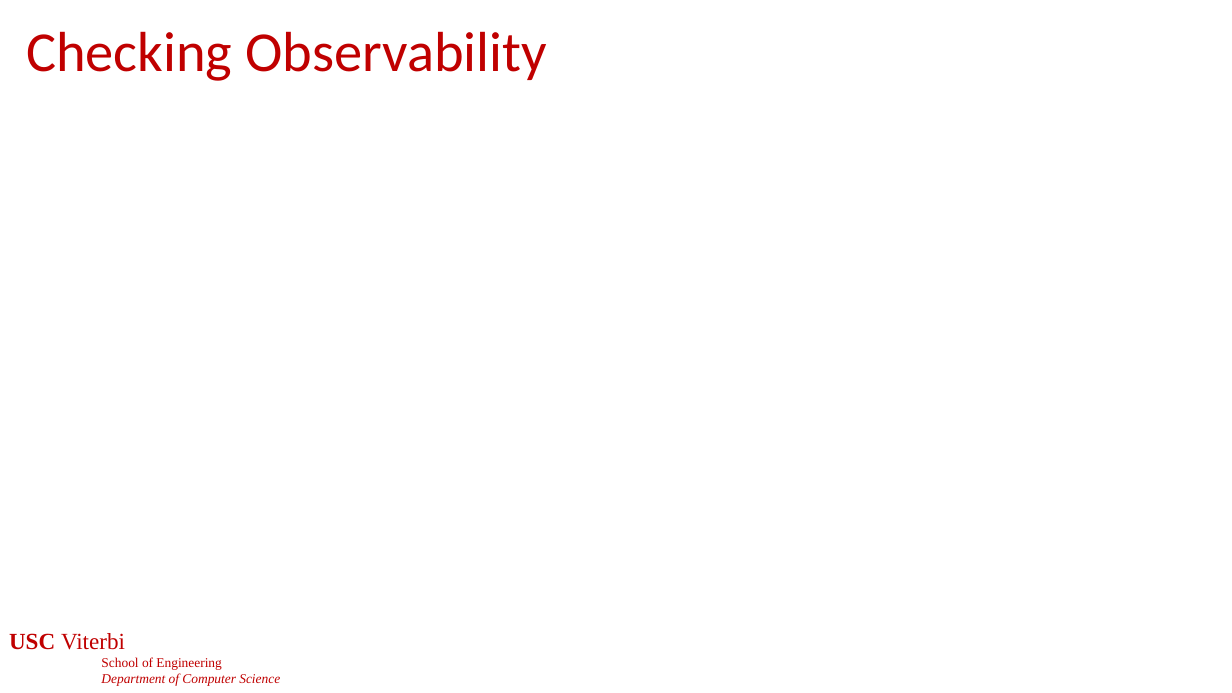
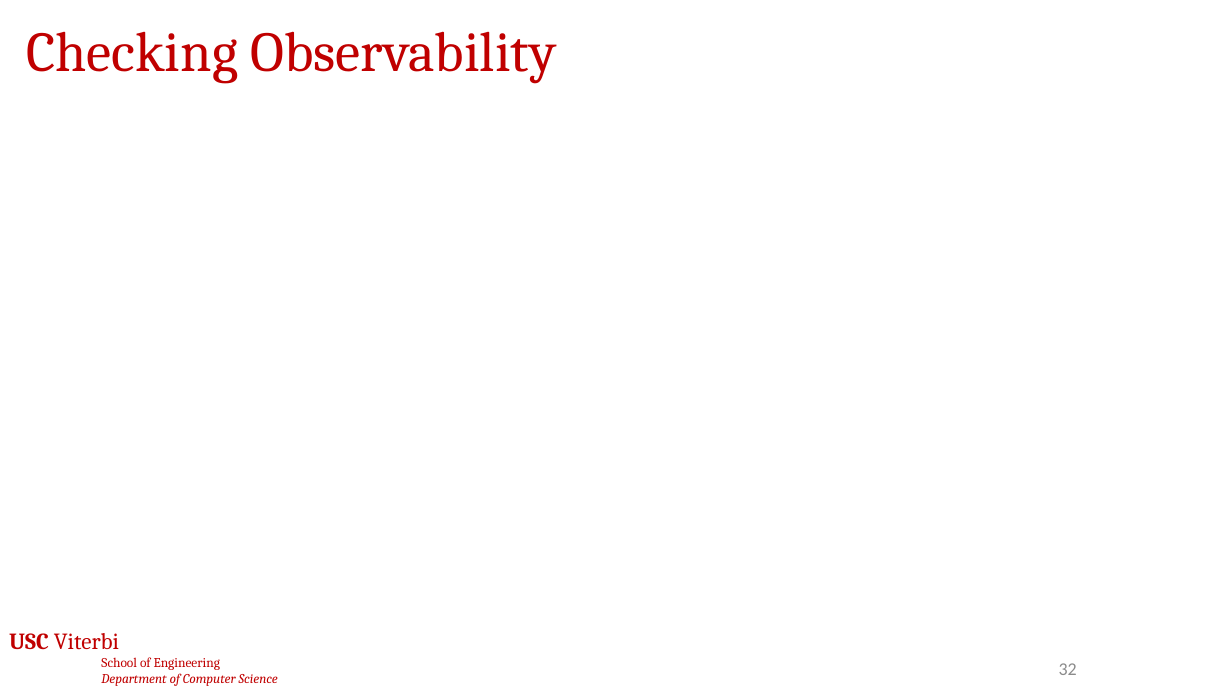
Before and after one commit to jdeshmukh/jdeshmukh.github.io, a slide deck: slide 32 of teaching/cs513-autocps-fall-2026/slides/5-Control.pptx. Drawn at 1232x693 pixels with LibreOffice and Linux fonts; fonts in the diff are those of the drawing; grey boxes stand for pictures; background and template pictures are left out. Boxes give left, top, right and bottom in pixels: in the first picture for what was removed or moved away, otherwise in the second. Text is boxed around its words. In the diff, an @@ line names an element or a change of style, - is before the commit and + after.

```diff
--- a/teaching/cs513-autocps-fall-2026/slides/5-Control.pptx
+++ b/teaching/cs513-autocps-fall-2026/slides/5-Control.pptx
@@ title "Checking Observability" at [26, 31, 556, 83]: font Calibri to Cambria @@
@@ text "USC Viterbi" at [9, 633, 278, 686]: font Times New Roman to Cambria @@
@@ page number added at [1059, 663, 1077, 675], 14 pt, text #8C8C8C @@
+32
```
Also in this commit, not shown: 72 other slides changed, 1 other file.
